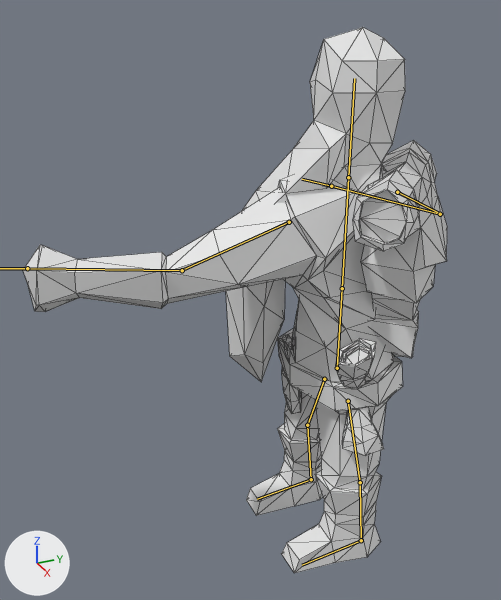
One commit to the Blender file Animations/MageStaff-PrimaryAttack.blend: the scene before it, then after it.
Both versions are drawn from a camera (50 mm lens) standing at (8.95, -5.64, 9.43) and looking at (-0.42, -1.42, 4.75). Arrows for +X, +Y and +Z are at lower left; the lights stay in place. Both versions are drawn at frame 7 of the action 'Armature.000Action.001'; the numbers are the values there. The bones that bend it are drawn over the model as lines. Mesh edges are drawn as thin lines.
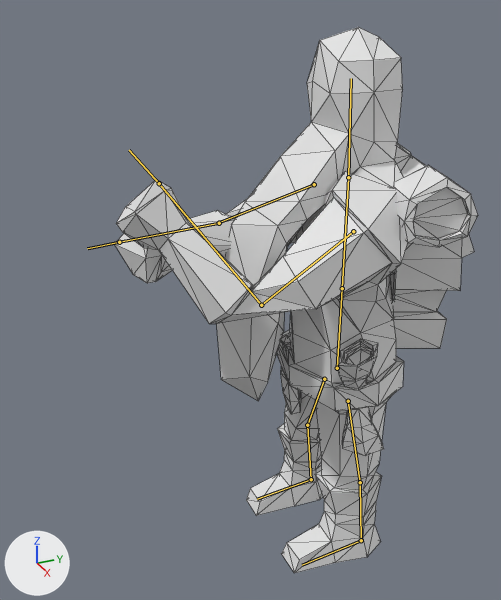
The change in detail:
Bone 'Chest' (bone_chest) turns from (0, -74, 0) to (0, -27, 0) degrees about its own x, y and z.
Bone 'Shoulder.R' (bone_shoulder_r) moves from (0.0, 0.0, 0.0) to (0.25, -0.21, 0.45).
Bone 'Shoulder.R' (bone_shoulder_r) turns from (-24, 40, -41) to (63, -1, -78) degrees about its own x, y and z.
Bone 'Arm.R' (bone_arm_r) turns from (-50, -48, -55) to (-61, 40, -12) degrees about its own x, y and z.
Bone 'Shoulder.L' (bone_shoulder_l) turns from (-52, -33, 36) to (-29, -9, 47) degrees about its own x, y and z.
Bone 'Arm.L' (bone_arm_l) turns from (-21, 7, -34) to (-79, 0, -70) degrees about its own x, y and z.
Bone 'Head' (bone_head) turns from (0, 61, 0) to (2, 14, 0) degrees about its own x, y and z.

Boxes (x1, y1, x2, y2) around the edits, measured in the pictures (501 x 600 px):
'Cube.002', posed (14% narrower): before (23, 27, 447, 573); after (115, 27, 478, 573)
bone 'Shoulder.R', root to tip: before (397, 192) to (440, 213); after (314, 184) to (219, 222)
bone 'Arm.R', root to tip: before (440, 214) to (331, 186); after (219, 223) to (119, 242)
bone 'Shoulder.L', root to tip: before (289, 222) to (182, 270); after (353, 231) to (262, 304)
bone 'Arm.L', root to tip: before (182, 270) to (27, 268); after (261, 305) to (159, 183)
bone 'Head', root to tip: before (348, 177) to (354, 78); after (348, 177) to (351, 78)
